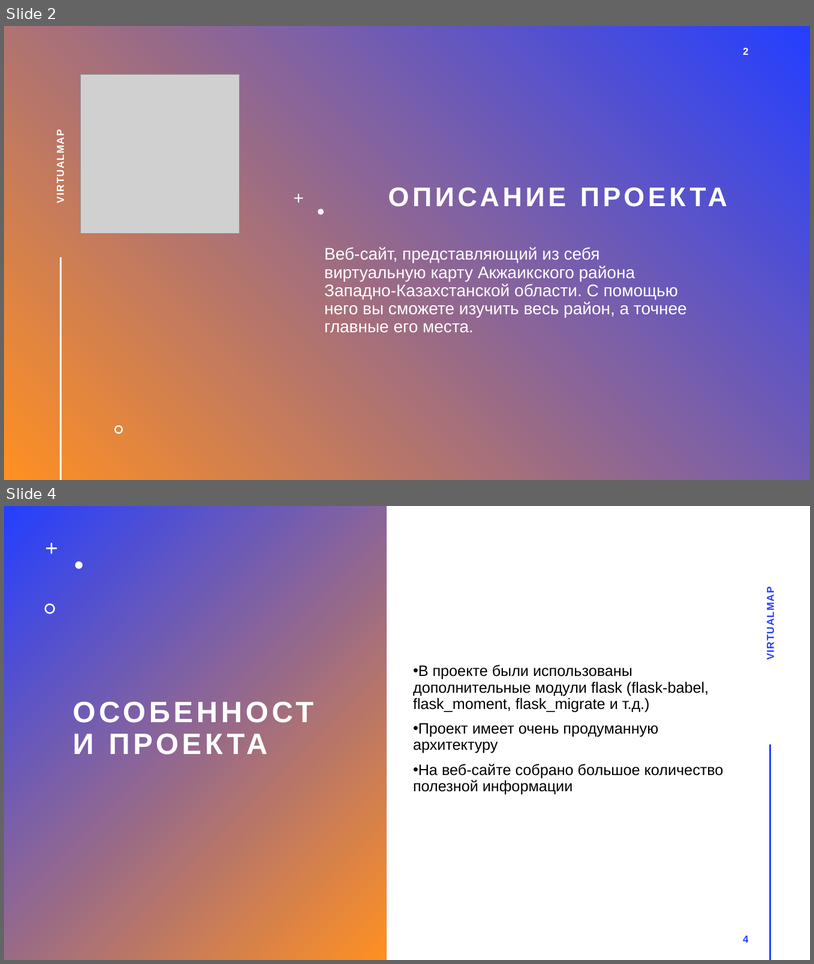
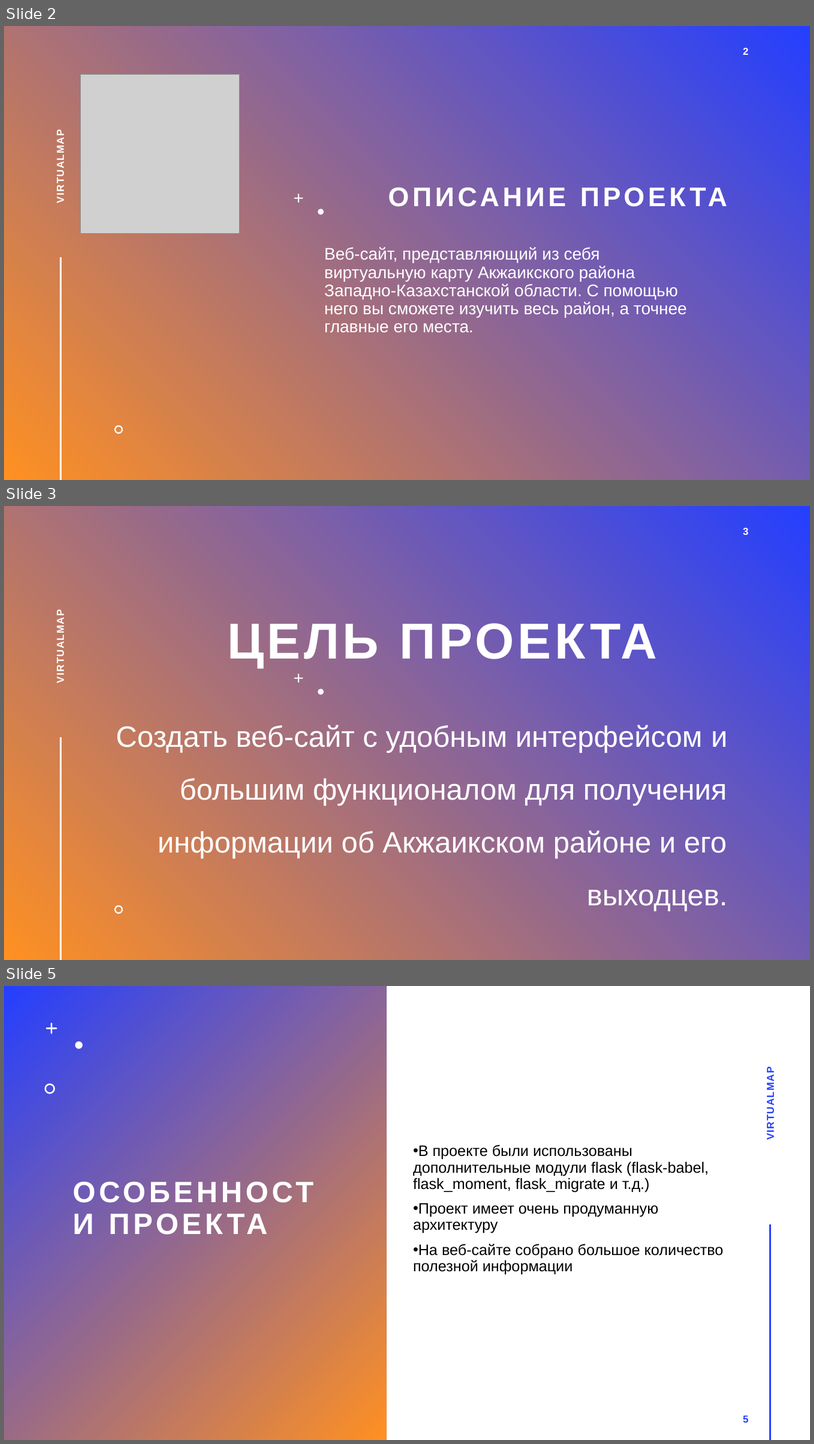
Before and after one commit to Dzhuks/virtualmap, a slide deck: documentation/VirtualMap.pptx. Shown one above the other, each under a label of ours: slides 2 and 4 before the commit, slides 2, 3 and 5 after it; the slides between them are not shown. The pictures are 814x964 and 814x1444 pixels, drawn with LibreOffice and Linux fonts; fonts in the diff are those of the drawing; grey boxes stand for pictures. Boxes give left, top, right and bottom in pixels: in the first picture for what was removed or moved away, otherwise in the second. Text is boxed around its words. In the diff, an @@ line names an element or a change of style, - is before the commit and + after.

```diff
--- a/documentation/VirtualMap.pptx
+++ b/documentation/VirtualMap.pptx
@@ slide 3 added at <box>4,506,810,960</box>, background gradient #243FFF to #FF9022; not listed: 4 template elements that a slide beside it also shows @@
@@ page number added at <box>743,528,749,535</box>, 12 pt, text #FFFFFF, bold @@
+3
@@ text added at <box>55,617,66,681</box>, 12 pt, text #FFFFFF, bold @@
+VIRTUALMAP
@@ title added at <box>227,623,658,668</box>, 60 pt, text #FFFFFF, bold @@
+ЦЕЛЬ ПРОЕКТА
@@ text added at <box>116,724,728,911</box>, 35 pt, text #FFFFFF @@
+Создать веб-сайт с удобным интерфейсом и большим функционалом для получения информации об Акжаикском районе и его выходцев.
@@ what was slide 4 is now slide 5 @@
@@ page number at <box>743,1415,749,1422</box>: text changed @@
-4
+5
```
Also in this commit, not shown: 4 slides changed.
